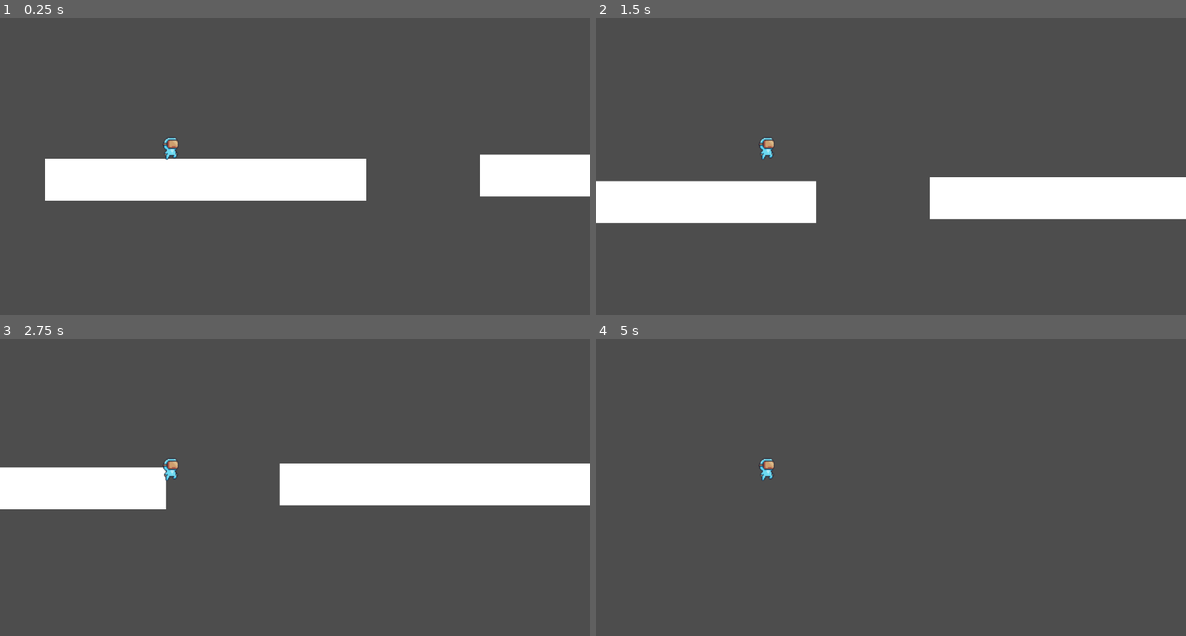
Above: before the commit, frames 1-4 (two rows, left to right).
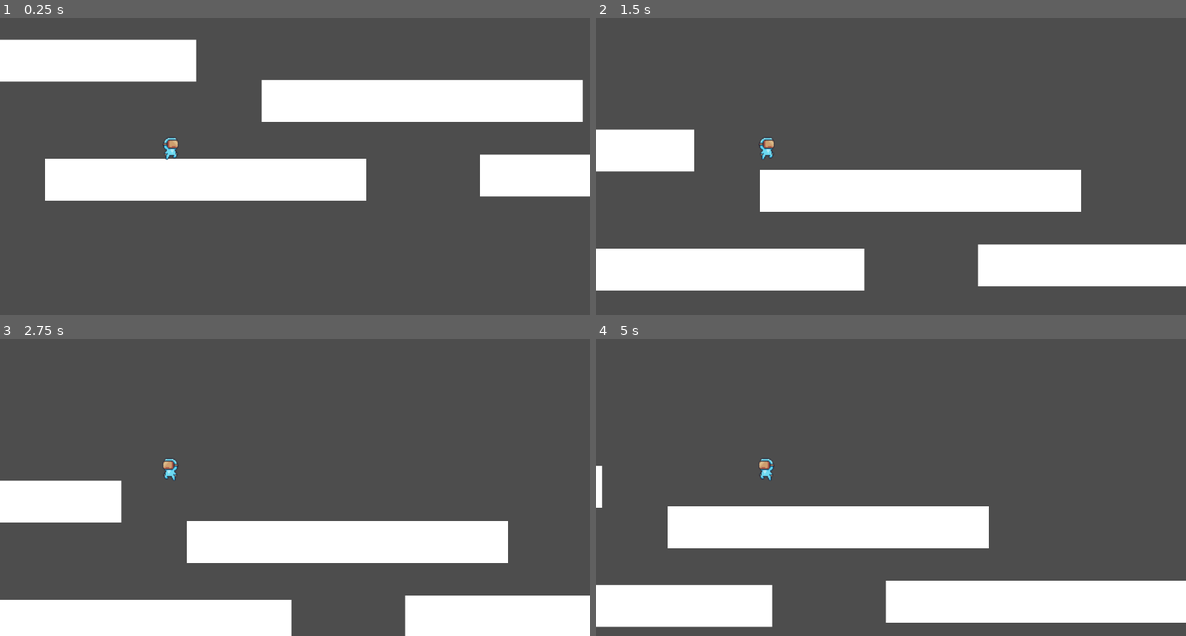
Above: after the commit, the same moments.

Repository: Kekkles1/GMTK-Jam-2025-
Game: Godot game, scene res://Scripts/level.tscn
Two runs of this game, one before a commit and one after it. Both use one fixed random seed, a clock stepped at 60 frames per second and the inputs below. Before the commit the project has no main scene; this scene is started directly in both runs.
Inputs:
- Up to frame 1 (0.25 s): no input
- Up to frame 2 (1.5 s): tap Enter (ui_accept) at 0.5, 0.6, 0.77, 1.07, 1.35 s; hold Right (ui_right) from 0.53 s (still down)
- Up to frame 3 (2.75 s): tap Enter (ui_accept) at 1.52, 1.82, 2.1 s; release Right (ui_right) at 2.03 s; hold Left (ui_left) from 2.03 s (still down)
- Up to frame 4 (5 s): release Left (ui_left) at 2.78 s; hold Right (ui_right) 2.78-4.28 s; tap Enter (ui_accept) at 2.85, 3.02, 3.32, 3.6, 3.77, 4.07, 4.35, 4.52, 4.82 s; hold Left (ui_left) from 4.28 s (still down)

The runs differ from the first frame. In frame 1, 13% of the frame differs, in the area x 0-99%, y 7-35%; in frame 2, 25%; in frame 3, 29%, in the area x 0-100%, y 40-100%; in frame 4, 19%.

Commit message:
added jump buffer, coyote time (not finalized

Diff:
--- a/Scripts/character_body_2d.gd
+++ b/Scripts/character_body_2d.gd
@@ -7,40 +7,54 @@
 const JUMP_VELOCITY = -400.0
 const WALL_SPEED = 0
 const WALL_JUMP_FORCE = Vector2(250, -400)
+const JUMP_BUFFER = 0.2
+const COYOTE_TIMER = 0.1
 
 var wall_dir := 0  # -1 = left wall, 1 = right wall, 0 = none
+var jump_buffer_timer := 0.0
+var coyote_timer := 0.0
 
 func _ready() -> void:
-	#Activates the camera so it follows player
+	#makes camera current and follows player
 	cam.make_current()
 
 func _physics_process(delta: float) -> void:
-	# can replace this with is_on_floor_only() if we don't wanna detect slopes im not sure rn
-	var on_floor=is_on_floor()
-	var on_wall=is_on_wall()
+	var on_floor = is_on_floor()
+	var on_wall = is_on_wall()
 
-	#detect what a wall is
+	if on_floor:
+		coyote_timer = COYOTE_TIMER
+
+	# detect wall
 	if on_wall and not on_floor:
-		var wall_normal=get_wall_normal()
-		wall_dir=int(wall_normal.x)
+		var wall_normal = get_wall_normal()
+		wall_dir = int(wall_normal.x)
 	else:
-		wall_dir=0
+		wall_dir = 0
 
-	if not is_on_floor():
-		velocity+= get_gravity() * delta
+	if jump_buffer_timer > 0:
+		jump_buffer_timer -= delta
+	if coyote_timer > 0:
+		coyote_timer -= delta
 
-#wall hang
-	if wall_dir!=0:
-		velocity.y=WALL_SPEED
+	# applies gravity
+	if not on_floor:
+		velocity += get_gravity() * delta
 
 	if Input.is_action_just_pressed("ui_accept"):
-		if is_on_floor():
+		jump_buffer_timer = JUMP_BUFFER
+
+	if jump_buffer_timer > 0:
+		if on_floor or coyote_timer > 0:
 			velocity.y = JUMP_VELOCITY
+			jump_buffer_timer = 0
+			coyote_timer = 0
 		elif wall_dir != 0:
-		#Wall jump: opposite direction of wall
 			velocity.x = WALL_JUMP_FORCE.x * -wall_dir
 			velocity.y = WALL_JUMP_FORCE.y
 			sprite.play("wall-jump")
+			jump_buffer_timer = 0
+
 
 	var direction := Input.get_axis("ui_left", "ui_right")
 	if direction:
@@ -51,7 +65,7 @@
 	move_and_slide()
 
 	# Animation
-	if not is_on_floor():
+	if not on_floor:
 		sprite.play("jump")
 	elif velocity.x == 0:
 		sprite.play("default")
--- a/Scripts/level.tscn
+++ b/Scripts/level.tscn
@@ -35,5 +35,33 @@
 offset_right = 437.0
 offset_bottom = 560.0
 
+[node name="StaticBody2D3" type="StaticBody2D" parent="."]
+position = Vector2(283, -270)
+scale = Vector2(1.80678, 1.20668)
+
+[node name="CollisionShape2D" type="CollisionShape2D" parent="StaticBody2D3"]
+position = Vector2(262, 529)
+shape = SubResource("RectangleShape2D_6ljt3")
+
+[node name="ColorRect" type="ColorRect" parent="StaticBody2D3"]
+offset_left = 90.0
+offset_top = 492.0
+offset_right = 437.0
+offset_bottom = 560.0
+
+[node name="StaticBody2D4" type="StaticBody2D" parent="."]
+position = Vector2(-472, -349)
+scale = Vector2(1.80678, 1.20668)
+
+[node name="CollisionShape2D" type="CollisionShape2D" parent="StaticBody2D4"]
+position = Vector2(262, 529)
+shape = SubResource("RectangleShape2D_6ljt3")
+
+[node name="ColorRect" type="ColorRect" parent="StaticBody2D4"]
+offset_left = 90.0
+offset_top = 492.0
+offset_right = 437.0
+offset_bottom = 560.0
+
 [node name="Player" parent="." instance=ExtResource("1_vyd10")]
 position = Vector2(-64, 109)
--- a/Scripts/player.tscn
+++ b/Scripts/player.tscn
@@ -266,4 +266,3 @@
 position = Vector2(332, 317)
 scale = Vector2(1.40625, 1.59375)
 sprite_frames = SubResource("SpriteFrames_xtsbm")
-animation = &"wall-jump"
--- a/project.godot
+++ b/project.godot
@@ -11,5 +11,6 @@
 [application]
 
 config/name="GMTK Jam"
+run/main_scene="uid://cdy7n783awj2e"
 config/features=PackedStringArray("4.4", "Forward Plus")
 config/icon="res://icon.svg"
